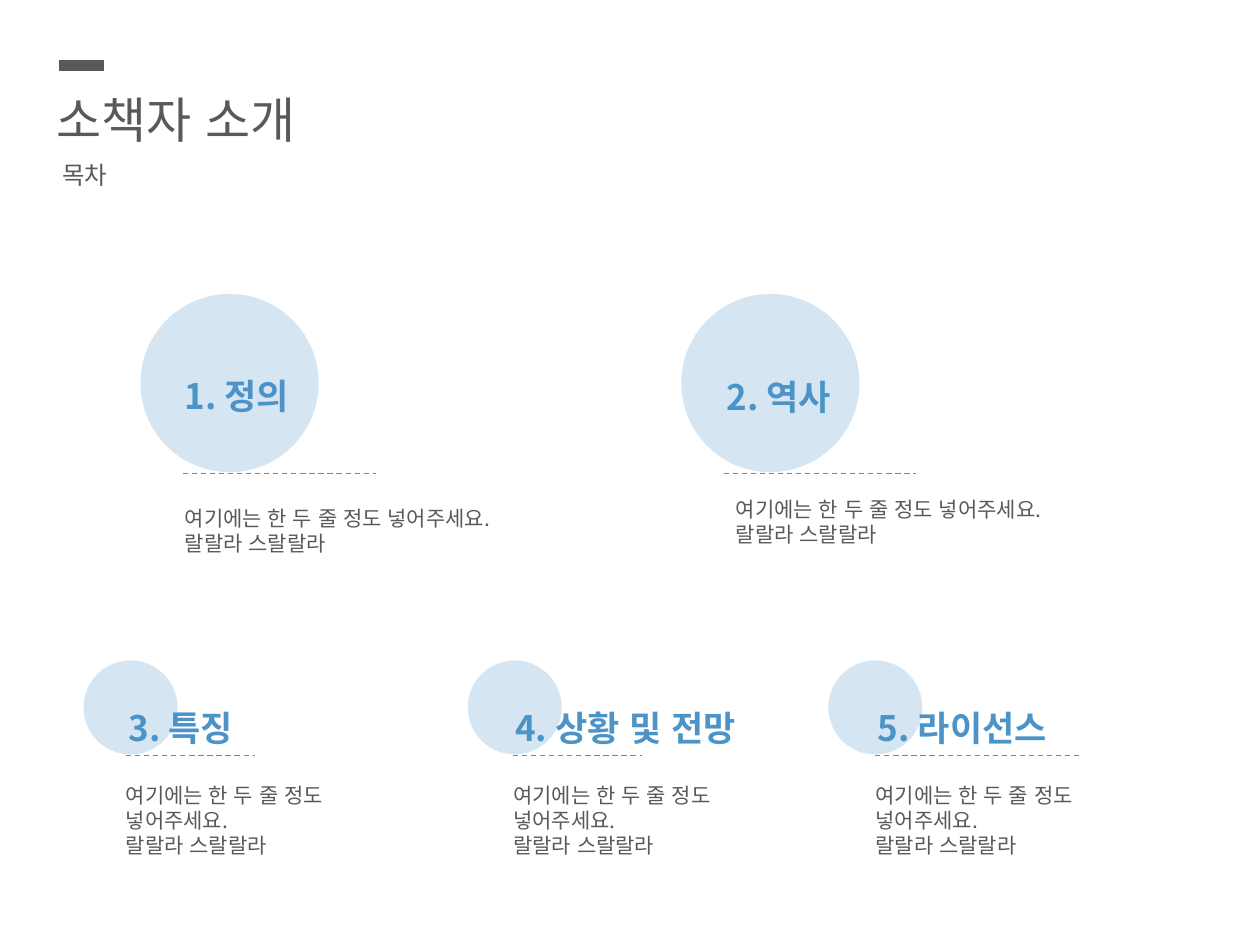
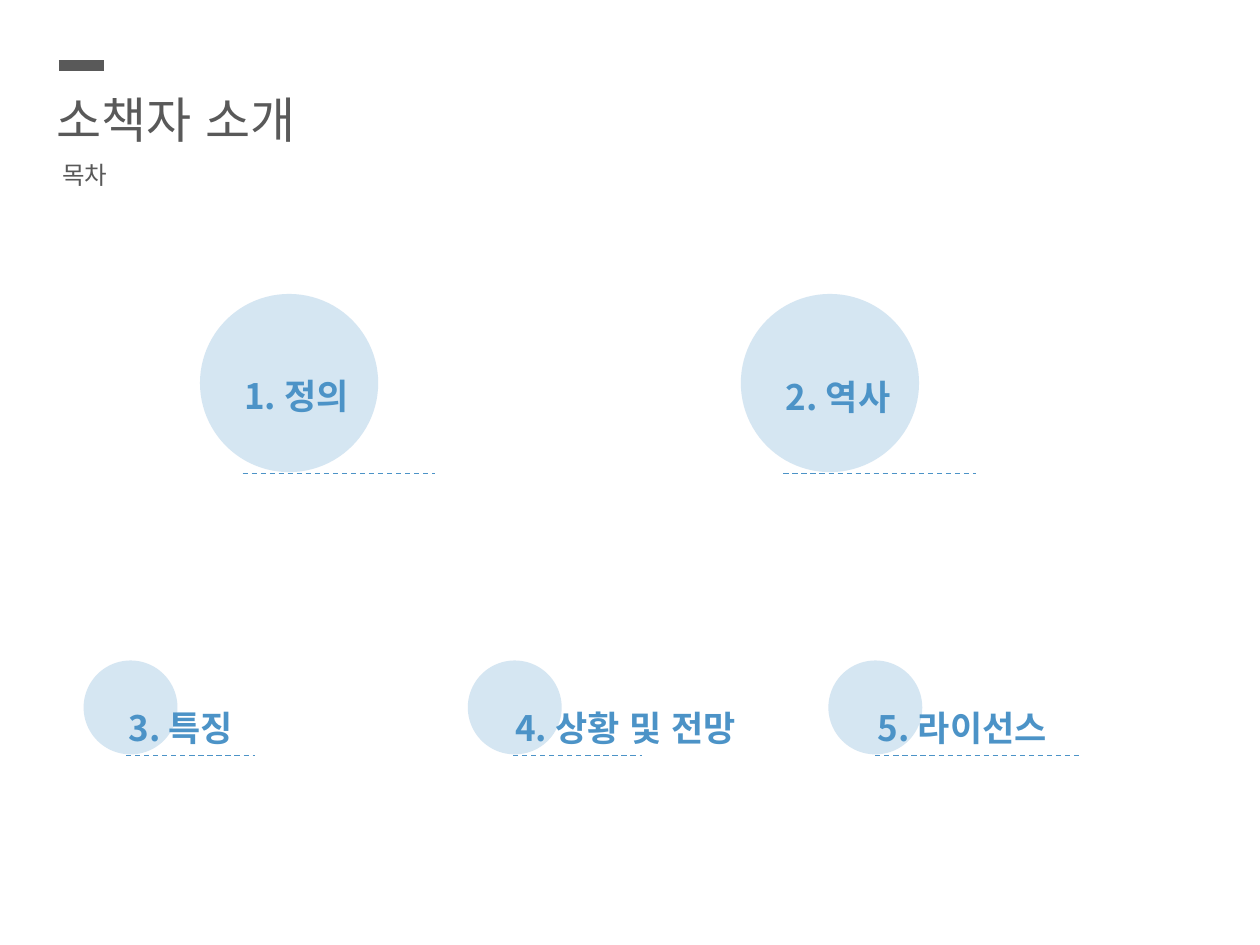
Before and after one commit to SeunghyunKing/OS_blue09, a slide deck: slide 11 of ppt.pptx (slide 9 before the commit). Drawn at 1260x945 pixels with LibreOffice and Linux fonts; fonts in the diff are those of the drawing. Boxes give left, top, right and bottom in pixels: in the first picture for what was removed or moved away, otherwise in the second. Text is boxed around its words. In the diff, an @@ line names an element or a change of style, - is before the commit and + after.

```diff
--- a/ppt.pptx
+++ b/ppt.pptx
@@ 2 texts, 2 lines, 2 ellipses: place and size @@
-2 texts, 2 lines, 2 ellipses at (140,294,916,474)
+2 texts, 2 lines, 2 ellipses at (200,294,976,474)
@@ text removed at (185,508,491,553) @@
-여기에는 한 두 줄 정도 넣어주세요.
-랄랄라 스랄랄라
@@ text removed at (736,499,1042,544) @@
-여기에는 한 두 줄 정도 넣어주세요.
-랄랄라 스랄랄라
@@ text removed at (126,785,323,855) @@
-여기에는 한 두 줄 정도 넣어주세요.
-랄랄라 스랄랄라
@@ text removed at (513,785,711,855) @@
-여기에는 한 두 줄 정도 넣어주세요.
-랄랄라 스랄랄라
@@ text removed at (876,785,1073,855) @@
-여기에는 한 두 줄 정도 넣어주세요.
-랄랄라 스랄랄라
```
Also in this commit, not shown: 2 other slides changed, 2 slides added, 4 slides removed.
